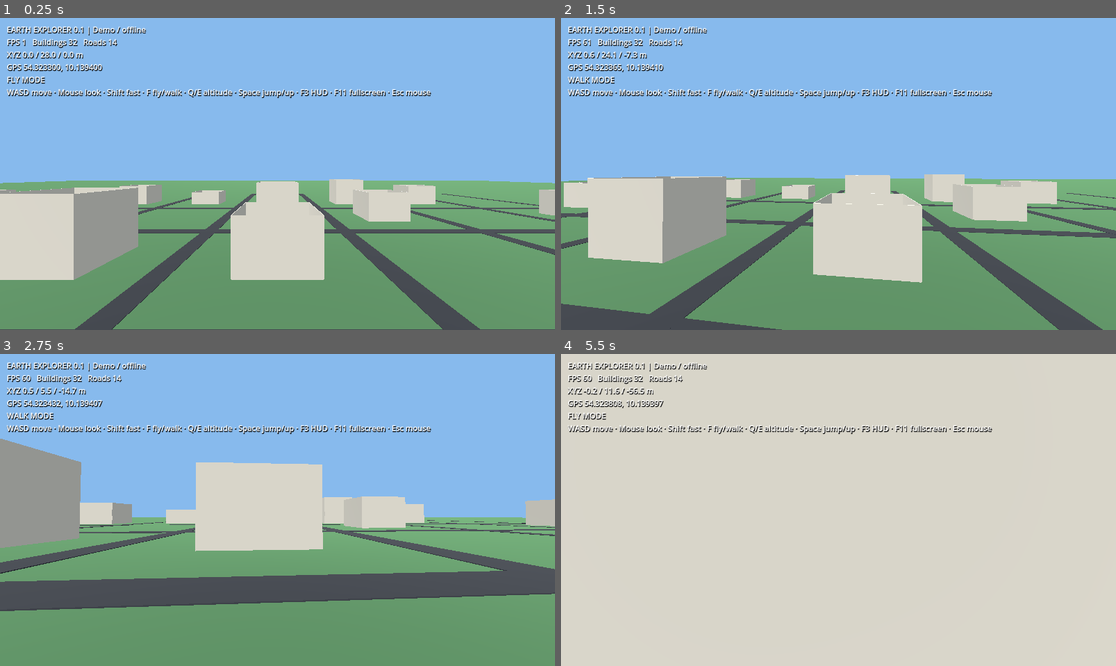
Above: before the commit, frames 1-4 (two rows, left to right).
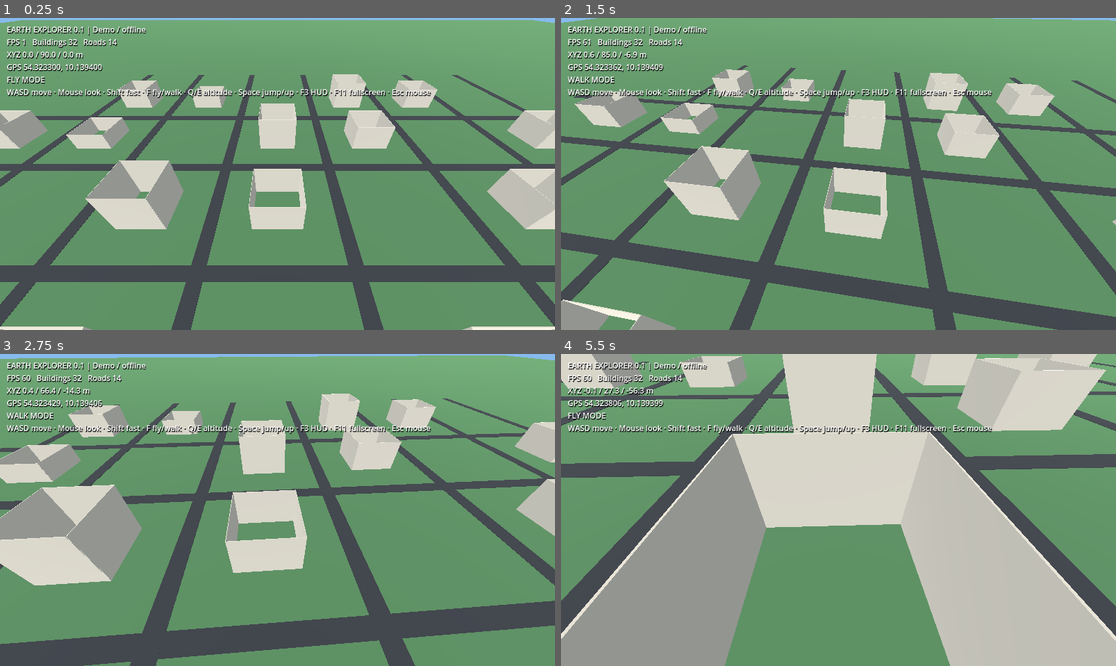
Above: after the commit, the same moments.

Repository: maguh1488/EarthExplorer
Game: Godot game, scene res://scenes/main.tscn
Two runs of this game, one before a commit and one after it. Both use one fixed random seed, a clock stepped at 60 frames per second and the inputs below.
Inputs (mouse positions are in pixels of both pictures, inside the frame that each line leads up to):
- Up to frame 1 (0.25 s): no input
- Up to frame 2 (1.5 s): tap Enter at 0.5 s; move the mouse to (866, 174) at 0.52 s; hold W from 0.53 s (still down); tap F at 0.6 s; tap Space at 0.77 s; move the mouse to (810, 174) at 1.27 s; tap Shift at 1.35 s
- Up to frame 3 (2.75 s): keep holding W; tap Space at 1.52 s; move the mouse to (288, 503) at 2.02 s; hold E from 2.03 s (still down)
- Up to frame 4 (5.5 s): keep holding W; move the mouse to (832, 516) at 2.77 s; release E at 2.78 s; tap Q at 2.85 s; tap Space at 3.02, 3.77, 4.52 s; move the mouse to (877, 513) at 3.52 s; tap F at 3.6 s; move the mouse to (794, 506) at 4.27 s; tap Shift at 4.35 s; move the mouse to (844, 510) at 5.02 s; hold E from 5.03 s (still down)

The runs differ from the first frame. In frame 1, 77% of the frame differs, in the area x 0-100%, y 0-100%; in frame 2, 78%; in frame 3, 76%; in frame 4, 69%.

Commit message:
fix: spawn explorer above city looking down at OSM geometry

Diff:
--- a/scripts/main.gd
+++ b/scripts/main.gd
@@ -95,7 +95,8 @@
     player = CharacterBody3D.new()
     player.set_script(PLAYER_SCRIPT)
     add_child(player)
-    player.position = Vector3(0, 28, 0)
+    player.position = Vector3(0, 90, 0)
+    player.pivot.rotation.x = -0.75
 
 func _create_hud() -> void:
     var layer := CanvasLayer.new()
